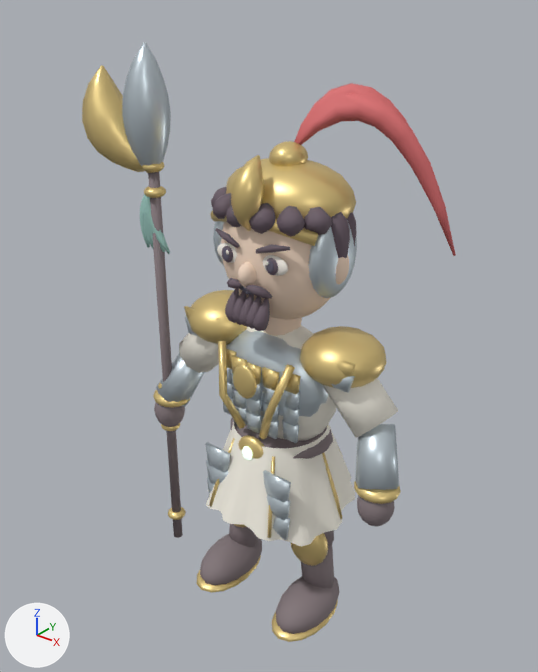
The glTF model samkok/web/models/66-e1.glb: old version first, new version second.
Camera for both pictures: a 50 mm lens placed at (2.4, -3.11, 3.84), pointed at (-0.15, 0.08, 1.86). The axes (+X, +Y, +Z) are drawn at lower left. The lights are the same throughout. The picture after the commit comes second.

The first picture shows '66_T1_Ivory Sage_Mesh'.
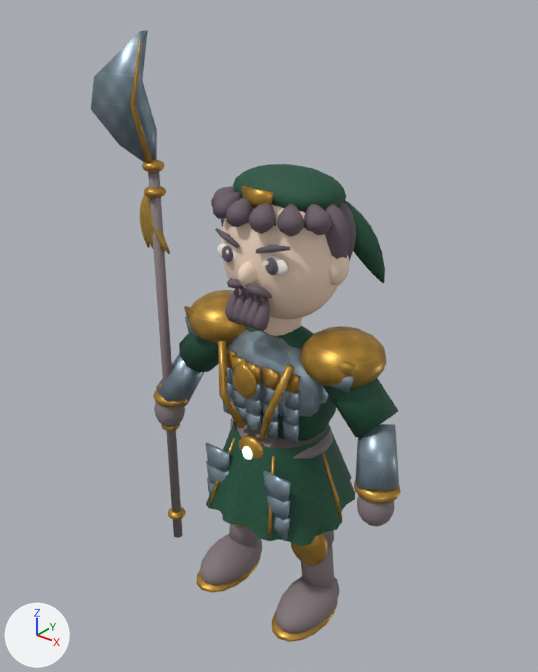
Location of each change, (x1, y1, x2, y2) in pixels of the pictures (538 x 672 px; the box of a moved part takes in the faces that stretch with it):
'66_T1_Ivory Sage_Mesh', surface changed, reshaped (darker, 17% narrower): before (82, 43, 456, 642); after (91, 30, 401, 642)
part 1 of me_66_t1_ivory_sage_mesh, moved or reshaped: before (226, 158, 356, 219); after (233, 164, 346, 212)
part 2 of me_66_t1_ivory_sage_mesh, added (brown): after (242, 186, 274, 209)
part 3 of me_66_t1_ivory_sage_mesh, rebuilt (not visible before): after (130, 39, 152, 162)
part 4 of me_66_t1_ivory_sage_mesh, added (green): after (344, 200, 385, 283)
part 5 of me_66_t1_ivory_sage_mesh, added (blue): after (91, 30, 157, 162)
part 6 of me_66_t1_ivory_sage_mesh, deleted: before (210, 83, 409, 298)
part 7 of me_66_t1_ivory_sage_mesh, deleted (pink): before (296, 93, 456, 256)
part 8 of me_66_t1_ivory_sage_mesh, deleted: before (82, 43, 171, 172)
part 9 of me_66_t1_ivory_sage_mesh, recoloured (white to green): (179, 325, 398, 546) in both
part 10 of me_66_t1_ivory_sage_mesh, recoloured (cyan to brown): (140, 194, 170, 254) in both

Edits to the bpy script that builds the scene:
```text
Change mat_antique_gold:
    where n0 = _N.new('ShaderNodeBsdfPrincipled'); n0.name = 'Principled BSDF'
    remove n0.inputs[0].default_value = (0.788, 0.604, 0.247, 1.0)  # 'Base Color', yellow #e6cc88
    add n2 = _N.new('ShaderNodeTexImage'); n2.name = 'Image Texture'
    add n2.image = img_engraved_c99a3f
    add n3 = _N.new('ShaderNodeNormalMap'); n3.name = 'Normal Map'
    add n3.uv_map = 'UVMap'
    add n3.inputs[0].default_value = 0.45  # 'Strength'
    add n4 = _N.new('ShaderNodeTexImage'); n4.name = 'Image Texture.001'
    add n4.image = img_surface_normal_false
    add _L.new(n2.outputs[0], n0.inputs[0])  # 'Color' to 'Base Color'
    add _L.new(n3.outputs[0], n0.inputs[5])  # 'Normal' to 'Normal'
    add _L.new(n4.outputs[0], n3.inputs[1])  # 'Color' to 'Color'
Change mat_steel:
    where n0 = _N.new('ShaderNodeBsdfPrincipled'); n0.name = 'Principled BSDF'
    remove n0.inputs[0].default_value = (0.604, 0.686, 0.741, 1.0)  # 'Base Color', light grey #ccd8df
    add n2 = _N.new('ShaderNodeTexImage'); n2.name = 'Image Texture'
    add n2.image = img_engraved_9aafbd
    add n3 = _N.new('ShaderNodeNormalMap'); n3.name = 'Normal Map'
    add n3.uv_map = 'UVMap'
    add n3.inputs[0].default_value = 0.45  # 'Strength'
    add n4 = _N.new('ShaderNodeTexImage'); n4.name = 'Image Texture.001'
    add n4.image = img_surface_normal_false
    add _L.new(n2.outputs[0], n0.inputs[0])  # 'Color' to 'Base Color'
    add _L.new(n3.outputs[0], n0.inputs[5])  # 'Normal' to 'Normal'
    add _L.new(n4.outputs[0], n3.inputs[1])  # 'Color' to 'Color'
Add mat_silk_205a42:
    mat_silk_205a42 = bpy.data.materials.new('Silk 205a42')
    # uses the picture img_surface_normal_true
    # uses the picture img_weave_205a42
Add mat_accent_be983f:
    mat_accent_be983f = bpy.data.materials.new('Accent be983f')
    # uses the picture img_surface_normal_true
    # uses the picture img_weave_be983f
Change me_66_t1_ivory_sage_mesh:
    remove me_66_t1_ivory_sage_mesh.from_pydata(...)  # 10286 vertices, 18820 faces; spans x -1.31..0.92, y -0.49..0.49, z 0.02..3.51
    add me_66_t1_ivory_sage_mesh.from_pydata(...)  # 9221 vertices, 16822 faces; spans x -1.28..0.92, y -0.49..0.49, z 0.02..3.57
    me_66_t1_ivory_sage_mesh part 1: the loose piece of 176 vertices spanning x -0.39..0.39, y -0.23..0.34, z 2.56..2.96 is scaled about its middle by (0.872, 0.828, 0.65), then moved by (0.0, -0.01, 0.03), in mat_silk_205a42
    me_66_t1_ivory_sage_mesh part 2: the loose piece of 9 vertices spanning x -0.05..0.05, y -0.29..-0.25, z 1.74..1.86 is copied, and the copy is scaled about its middle by (1.83, 0.963, 0.833), then moved by (0.0, 0.05, 1.0); it spans x -0.1..0.1, y -0.24..-0.2, z 2.75..2.85
    me_66_t1_ivory_sage_mesh part 3: the loose piece of 20 vertices spanning x -0.82..-0.78, y -0.23..-0.18, z 2.82..3.43 is rebuilt with 30 vertices and now spans x -0.92..-0.78, y -0.23..-0.19, z 2.87..3.53
    me_66_t1_ivory_sage_mesh part 4: a new loose piece of 54 vertices spanning x 0.19..0.5, y 0.07..0.31, z 2.3..2.82, in mat_silk_205a42
    me_66_t1_ivory_sage_mesh part 5: a new loose piece of 14 vertices spanning x -1.28..-0.78, y -0.21..-0.15, z 2.85..3.57, in mat_steel
    me_66_t1_ivory_sage_mesh part 6: 10 loose pieces with 882 vertices, spanning x -0.41..0.67, y -0.37..0.49, z 2.27..3.34, are deleted
    me_66_t1_ivory_sage_mesh part 7: 216 vertices removed from x -0.01..0.81, y 0.07..0.49, z 2.48..3.3
    me_66_t1_ivory_sage_mesh part 8: 108 vertices removed from x -1.31..-0.69, y -0.32..-0.04, z 2.78..3.51
    me_66_t1_ivory_sage_mesh part 9: 776 faces spanning x -0.78..0.78, y -0.49..0.49, z 0.77..2.04 switch from mat_silk_ece3ca (white #f6f2e6) to mat_silk_205a42
    me_66_t1_ivory_sage_mesh part 10: 520 faces spanning x -0.92..-0.7, y -0.22..-0.16, z 2.34..2.75 switch from mat_accent_5a9c8d (cyan #a0cdc4) to mat_accent_be983f
    other edits to the shape of me_66_t1_ivory_sage_mesh do not show in these pictures
    remove me_66_t1_ivory_sage_mesh.materials.append(mat_horsehair_crest)  # pink #dd7172
```
